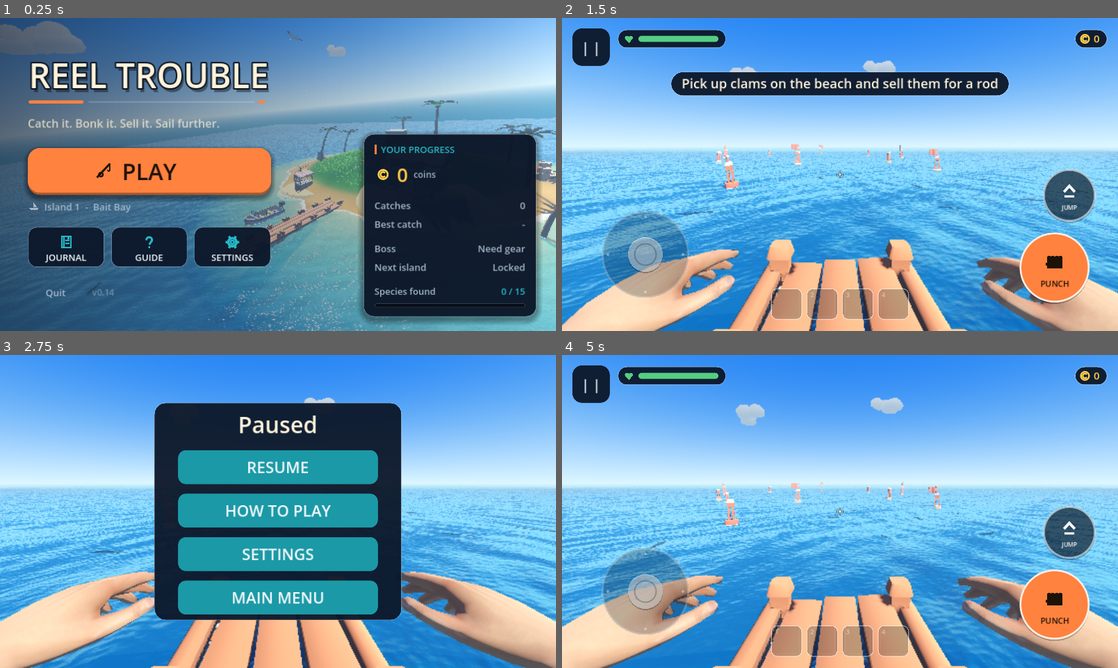
Above: before the commit, frames 1-4 (two rows, left to right).
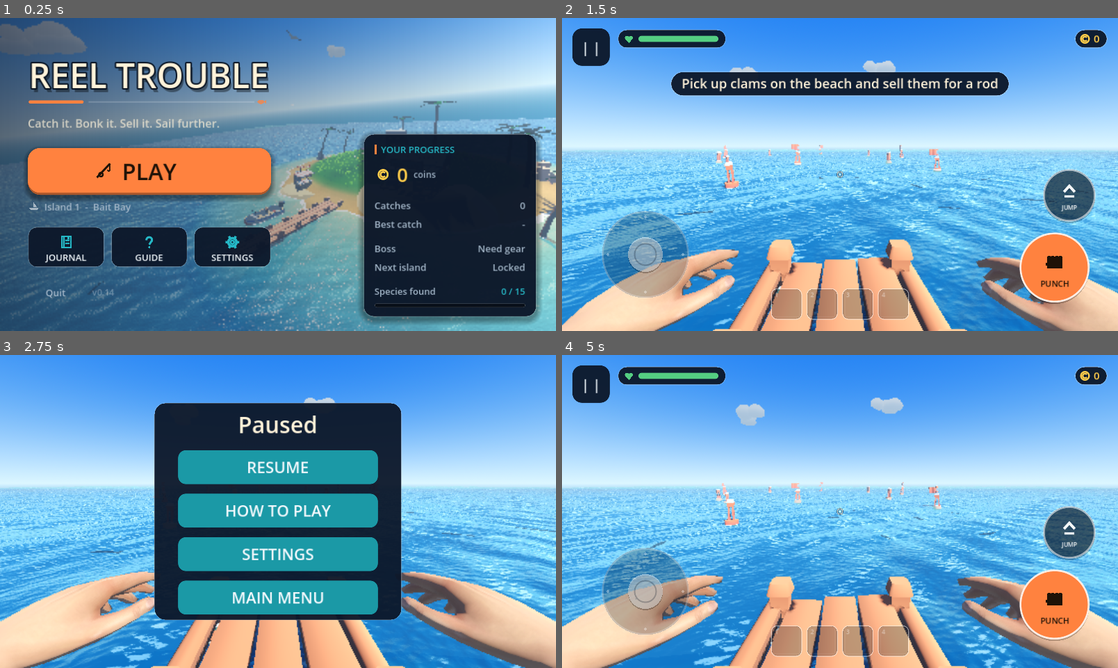
Above: after the commit, the same moments.

Repository: Max1081018/open_code
Game: Godot game, scene res://game.tscn
Two runs of this game, one before a commit and one after it. Both use one fixed random seed, a clock stepped at 60 frames per second and the inputs below.
Inputs:
- Up to frame 1 (0.25 s): no input
- Up to frame 2 (1.5 s): click "PLAY" at 0.5 s; click "START FISHING" at 1.25 s
- Up to frame 3 (2.75 s): click "| |" at 2 s
- Up to frame 4 (5 s): click "RESUME" at 2.75 s; click "| |" at 3.5 s; click "RESUME" at 4.25 s

The runs differ from the first frame. In frame 1, 2.1% of the frame differs, in the area x 0-100%, y 0-100%; in frame 2, 1.9%; in frame 3, 1.4%; in frame 4, 2.5%, in the area x 0-100%, y 42-100%.

Commit message:
The boat is earned, not bought; sun on the water; cheaper menus
Progression
  The Boat Key and the Sea Chart are no longer stock in the shop. Land
  anything Rare or better and the harbourmaster leaves you both, free, and
  says so a beat after the catch card clears. Buying the best thing in the
  game as a shopping errand was the wrong shape; now the sea opens up because
  you fished well. The shop's bare table and the locked-boat hint were
  updated to match.

Less dry
  - sun glints scattered over the crests, built from the ripple values the
    shader already samples, so it costs three instructions and no texture
    read
  - a rare catch now comes up in a shower: the splash scales with rarity, and
    anything Rare or better adds a burst of light and spray on top

Menus
  The menus draw the whole island behind them at full cost just to be a
  backdrop, with a panel sitting over most of it. They now render at two
  thirds resolution and go back to full the moment you press PLAY.

Co-Authored-By: Claude Opus 5 <noreply@anthropic.com>
Claude-Session: https://claude.ai/code/session_019FPN93SDKwisezCSut5tqW

Diff:
--- a/fishing/assets/water/stylized_water.gdshader
+++ b/fishing/assets/water/stylized_water.gdshader
@@ -139,7 +139,10 @@
 	float threshold = clamp(0.5 + 0.35 * (ripple_a.x + ripple_b.y), 0.05, 0.95);
 	float foam = smoothstep(threshold - 0.06, threshold + 0.06, edge);
 
-	ALBEDO = mix(water.rgb, foam_color.rgb, foam);
+	// A scatter of sun glints on the crests. This reuses the ripple values
+	// already sampled, so it costs three instructions and no texture read.
+	float glint = smoothstep(0.80, 0.99, ripple_a.x * 0.5 + ripple_b.y * 0.5 + 0.5);
+	ALBEDO = mix(water.rgb, foam_color.rgb, foam) + vec3(glint * 0.30 * (1.0 - foam));
 	ALPHA = mix(water.a, foam_color.a, foam) * (1.0 - hull);
 	ROUGHNESS = mix(roughness, 0.9, foam);
 	SPECULAR = 0.5;
--- a/fishing/game.gd
+++ b/fishing/game.gd
@@ -126,6 +126,7 @@
 var boat_deck: AnimatableBody3D
 var _cargo: Array = []            # [body, local offset] riding the boat
 var _hold_far_t := 0.0
+var _gift_t := 0.0               # a beat after the key arrives, before the shout
 
 # Boat
 const BOAT_MOOR := Vector3(4.3, -0.55, 9.5)
@@ -1710,6 +1711,11 @@
 
 	_update_floaters()
 	_update_health(delta)
+	if _gift_t > 0.0:
+		_gift_t -= delta
+		if _gift_t <= 0.0:
+			_flash("The harbourmaster leaves you the Boat Key and the Sea Chart")
+			_play("coins")
 	_update_weather(delta)
 	_update_hands(delta)
 	_update_clams(delta)
@@ -2022,7 +2028,7 @@
 		"STAND", "DOCK":
 			_leave_helm()
 		"LOCKED":
-			_flash("You need the %s from Bait & Blade" % _sail_missing())
+			_flash("Land something rare and the boat is yours")
 			_play("snap")
 
 
@@ -2155,7 +2161,7 @@
 			if can_sail():
 				_board_boat()
 		"LOCKED":
-			_flash("You need the %s from Bait & Blade" % _sail_missing())
+			_flash("Land something rare and the boat is yours")
 			_play("snap")
 
 
@@ -2470,8 +2476,8 @@
 			print("PLACEDBG rack at %s size %s" % [rbox.get_center(), rbox.size])
 	# Boat key and sea chart on a little table in the middle of the room.
 	var t5 := _pedestal(Vector3(cx, floor_y, z0 + 1.75))
-	_add_weapon_display("boat_key", Vector3(cx - 0.12, t5, z0 + 1.68), Vector3(0, 0.5, 0), 1.45)
-	_add_weapon_display("sea_map", Vector3(cx + 0.10, t5, z0 + 1.82), Vector3(0, -0.4, 0), 1.45)
+	# The key and the chart are not for sale any more - they are earned, so
+	# the table they used to sit on is bare.
 	var t4 := _pedestal(Vector3(x1 - 0.40, floor_y, z0 + 1.55))
 	_add_weapon_display("boss_reel", Vector3(x1 - 0.40, t4, z0 + 1.55), Vector3(0, 0, 0), 0.30)
 
@@ -3759,6 +3765,7 @@
 func _start_play() -> void:
 	app_state = "playing"
 	play_mode = "explore"
+	_apply_settings()                 # back to full resolution for play
 	_enter_idle()
 	player.visible = true
 	player.set_first_person(true)
@@ -3806,6 +3813,7 @@
 func _go_main_menu() -> void:
 	app_state = "menu"
 	play_mode = "explore"
+	_apply_settings()                 # the backdrop can be cheaper than play
 	_line_fish_release()
 	_enter_idle()
 	if touch:
@@ -3885,10 +3893,14 @@
 		# Resolution: Auto follows the graphics level (with a cap on rows for big
 		# phone screens); a fixed percentage renders exactly that much.
 		var res := str(menu_ui.settings.get("resolution", "Auto"))
+		# The menus draw the whole island behind them at full cost just to be
+		# a backdrop, and a panel sits over most of it. Two thirds of the
+		# resolution there buys a menu that scrolls and taps smoothly.
+		var menu_cut := 1.0 if app_state == "playing" else 0.66
 		if res == "Auto" or not res.ends_with("%"):
-			render_view.set_quality(Q_SCALE[q], q >= 2, Q_ROWS[q])
+			render_view.set_quality(Q_SCALE[q] * menu_cut, q >= 2, Q_ROWS[q])
 		else:
-			render_view.set_quality(float(res.trim_suffix("%")) / 100.0, q >= 2)
+			render_view.set_quality(float(res.trim_suffix("%")) / 100.0 * menu_cut, q >= 2)
 	get_viewport().msaa_3d = Viewport.MSAA_DISABLED
 	var want_shadows: bool = bool(menu_ui.settings.get("shadows", true)) and q > 0
 	if sun_light:
@@ -4145,6 +4157,7 @@
 		pending_value = int(pending_fish["flat"]) + randi() % maxi(1, int(pending_fish["flat"]) / 2 + 1)
 	else:
 		pending_value = maxi(2, int(round(pending_weight * float(pending_fish.get("price", 14)))))
+	var rar_now := str(pending_fish.get("rarity", "Common"))
 	var notes: Array = []
 	if streak >= 1 and not pending_fish.get("junk", false):
 		var pct := mini(streak * 10, 50)
@@ -4153,6 +4166,16 @@
 	if _new_species:
 		pending_value += NEW_SPECIES_BONUS
 		notes.append("New species!")
+	# Land something rare and the harbourmaster decides you are ready for the
+	# open water: the boat key and the chart come together, free. They used to
+	# be bought, which made the best thing in the game a shopping errand.
+	if not can_sail() and rar_now in ["Rare", "Epic", "Legendary"]:
+		if not owned_weapons.has("boat_key"):
+			owned_weapons.append("boat_key")
+		if not owned_weapons.has("sea_map"):
+			owned_weapons.append("sea_map")
+		notes.append("Boat Key + Sea Chart!")
+		_gift_t = 2.4
 	if pb:
 		pending_value += PB_BONUS
 		notes.append("Personal best!")
@@ -4182,9 +4205,17 @@
 	rs = R_HOOKED
 	player.carry_slow = 0.6 if pending_fish.get("boss", false) else 0.92
 	if fx:
-		fx.splash(_hook_at.lerp(bobber.position, 0.5), 2.0)
+		var show: float = {"Common": 1.0, "Uncommon": 1.4, "Rare": 1.9,
+			"Epic": 2.4, "Legendary": 3.0}.get(rar_now, 1.0)
+		fx.splash(_hook_at.lerp(bobber.position, 0.5), 2.0 * show)
+		# Something rare comes up in a shower of spray and a burst of light.
+		if show > 1.5:
+			var up := bobber.position + Vector3(0, 0.6, 0)
+			fx.hit_burst(up, show > 2.2)
+			fx.splash(up, show * 0.8)
+			fx.dust(up, show * 0.5)
 	_play("caught")
-	var rar := str(pending_fish.get("rarity", "Common"))
+	var rar := rar_now
 	touch.show_card(_nice_name(jn), "%s%s   ·   %.2f kg" % ["NEW!  " if _new_species else "", rar,
 		pending_weight], UITheme.RARITY.get(rar, Color.WHITE))
 	if not notes.is_empty():
